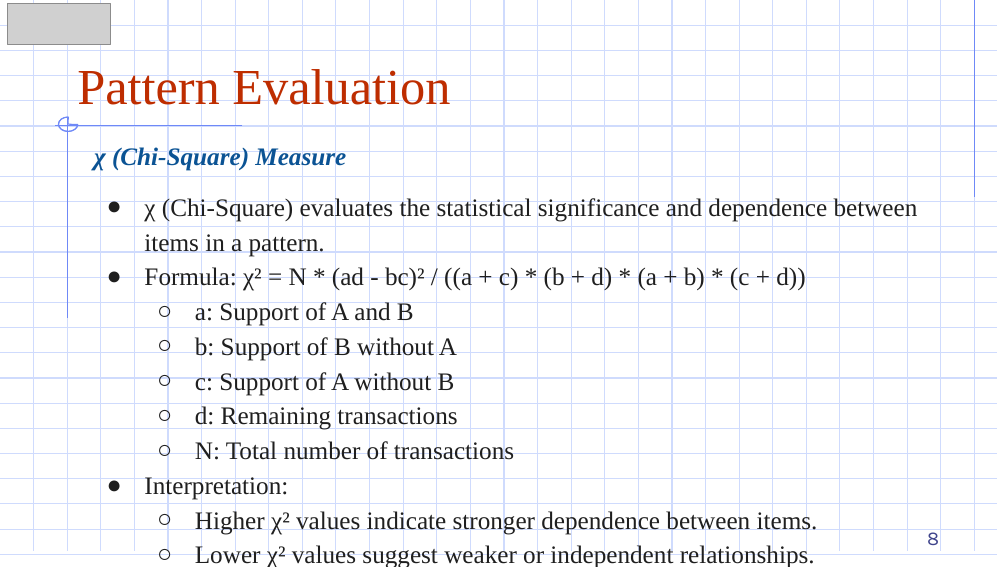
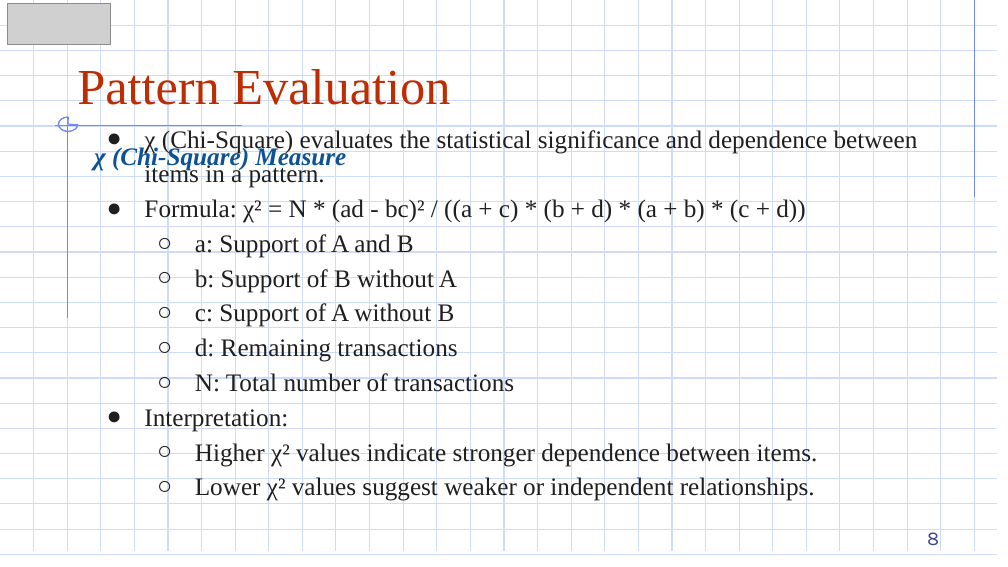
Before and after one commit to DazielNguyen/DBM302m, a slide deck: slide 8 of slides/Chapter 03/3.7 Pattern Evaluation.pptx. Drawn at 1008x567 pixels with LibreOffice and Linux fonts; fonts in the diff are those of the drawing; grey boxes stand for pictures. Boxes give left, top, right and bottom in pixels: in the first picture for what was removed or moved away, otherwise in the second. Text is boxed around its words. In the diff, an @@ line names an element or a change of style, - is before the commit and + after.

```diff
--- a/slides/Chapter 03/3.7 Pattern Evaluation.pptx
+++ b/slides/Chapter 03/3.7 Pattern Evaluation.pptx
@@ text "χ (Chi-Square) evaluates the statistical ...": place and size @@
-text "χ (Chi-Square) evaluates the statistical ..." at [144,196,918,567]
+text "χ (Chi-Square) evaluates the statistical ..." at [144,128,918,501]
```
Also in this commit, not shown: 3 other slides changed, 7 other files.
